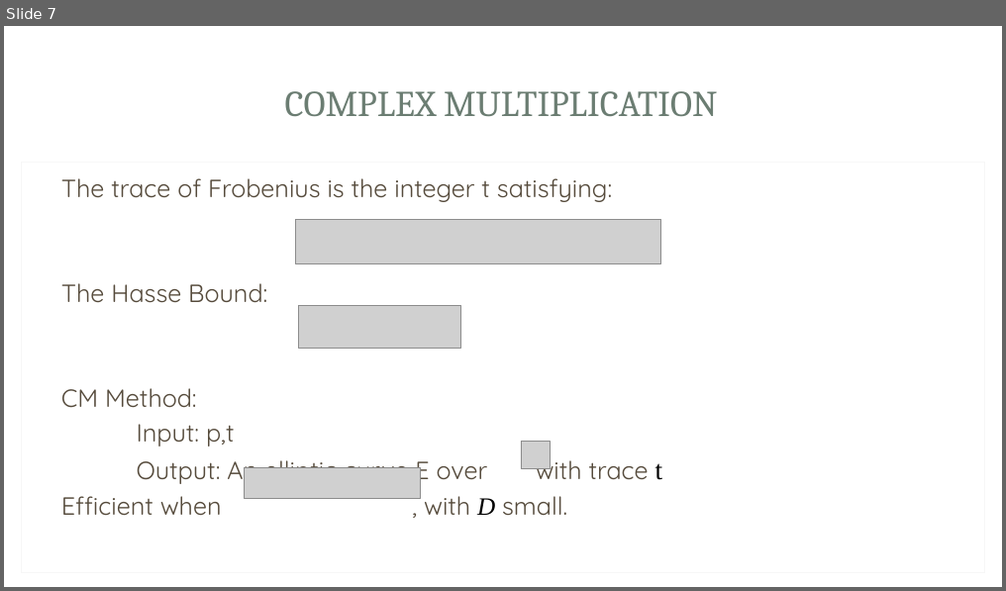
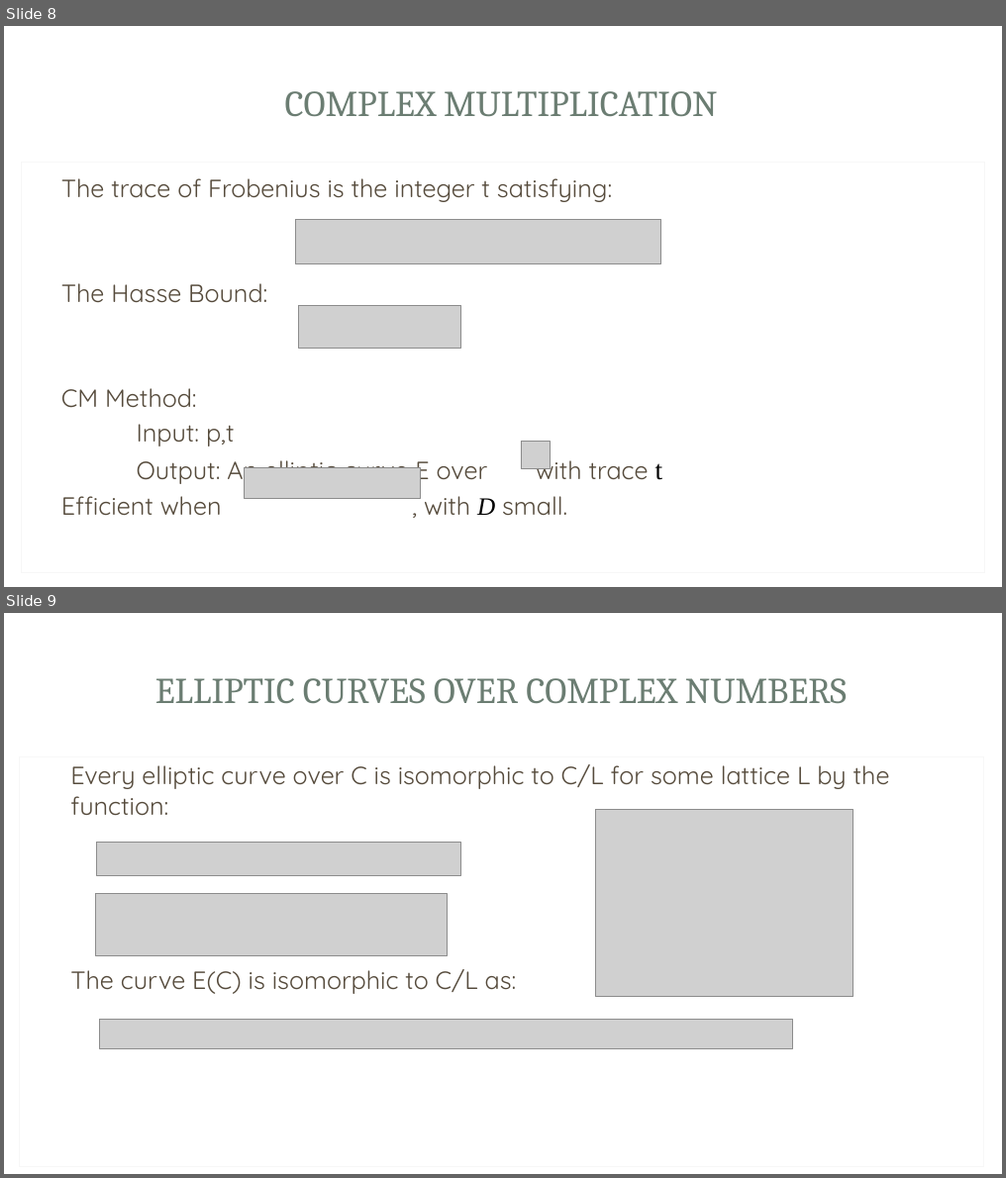
Before and after one commit to Srizzle/CS276-Project-Writeup, a slide deck: Presentation.ppt.pptx. Shown one above the other, each under a label of ours: slide 7 before the commit, slides 8 and 9 after it. The pictures are 1006x591 and 1006x1178 pixels, drawn with LibreOffice and Linux fonts; fonts in the diff are those of the drawing; grey boxes stand for pictures; background and template pictures are left out. Boxes give left, top, right and bottom in pixels: in the first picture for what was removed or moved away, otherwise in the second. Text is boxed around its words. In the diff, an @@ line names an element or a change of style, - is before the commit and + after.

```diff
--- a/Presentation.ppt.pptx
+++ b/Presentation.ppt.pptx
@@ slide 9 added at (4,613,1002,1174), background picture (left out); not listed: 3 template elements that a slide beside it also shows @@
@@ title added at (155,678,846,703), 35 pt, text #6B7D72 @@
+ELLIPTIC CURVES OVER COMPLEX NUMBERS
@@ rectangle added at (19,757,983,1167), fill #FFFFFF, outline #F7F7F7 0.75 pt @@
@@ text added at (70,764,890,994), 24 pt, text #564B3C @@
+Every elliptic curve over C is isomorphic to C/L for some lattice L by the function:
+The curve E(C) is isomorphic to C/L as:
@@ picture added at (596,810,853,997) @@
@@ picture added at (97,842,461,875) @@
@@ picture added at (95,894,447,957) @@
@@ picture added at (100,1020,793,1049) @@
@@ what was slide 7 is now slide 8 @@
```
Also in this commit, not shown: 6 slides changed, 5 other slides added, 5 slides removed, 4 other files.
